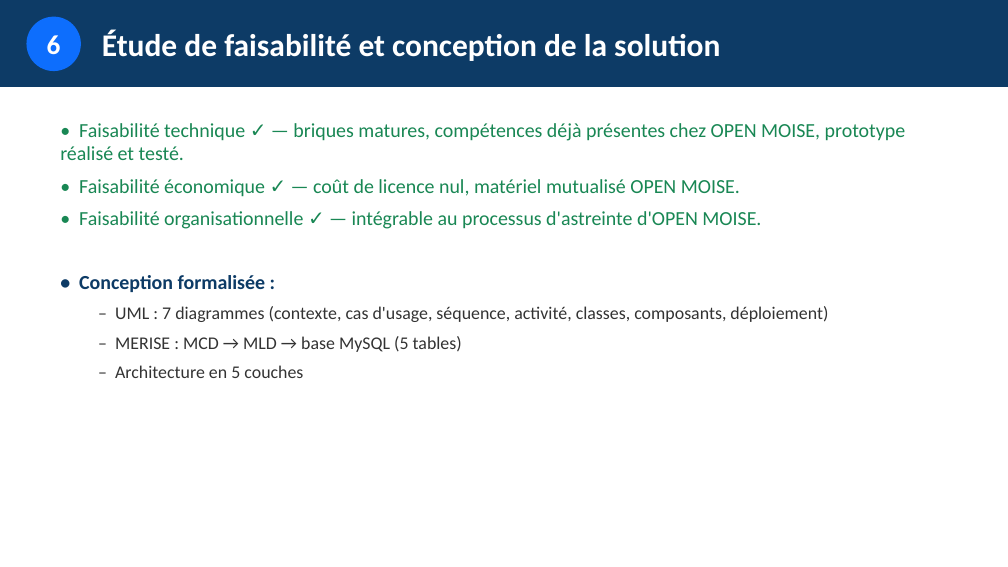
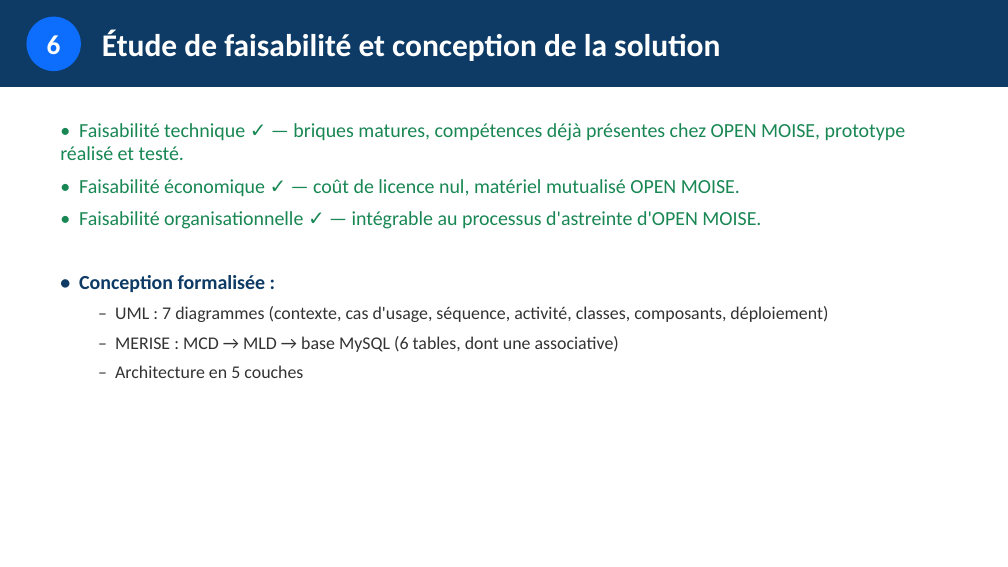
Before and after one commit to esperanceykouassi-bit/Supervision-reseau, a slide deck: slide 12 of soutenance/presentation-projet.pptx. Drawn at 1008x567 pixels with LibreOffice and Linux fonts; fonts in the diff are those of the drawing. Boxes give left, top, right and bottom in pixels: in the first picture for what was removed or moved away, otherwise in the second. Text is boxed around its words. In the diff, an @@ line names an element or a change of style, - is before the commit and + after.

```diff
--- a/soutenance/presentation-projet.pptx
+++ b/soutenance/presentation-projet.pptx
@@ text at <box>115,336,619,352</box>: text changed @@
-  – MERISE : MCD → MLD → base MySQL (5 tables)
+  – MERISE : MCD → MLD → base MySQL (6 tables, dont une associative)
```
Also in this commit, not shown: 2 other slides changed, 6 other files.
